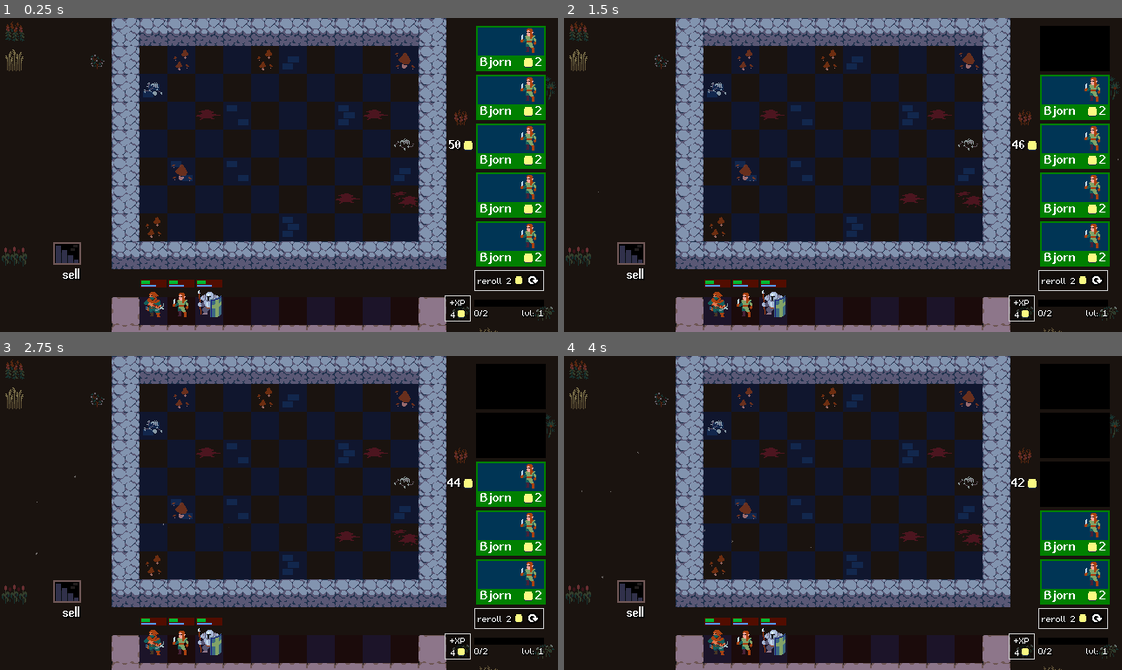
Above: before the commit, frames 1-4 (two rows, left to right).
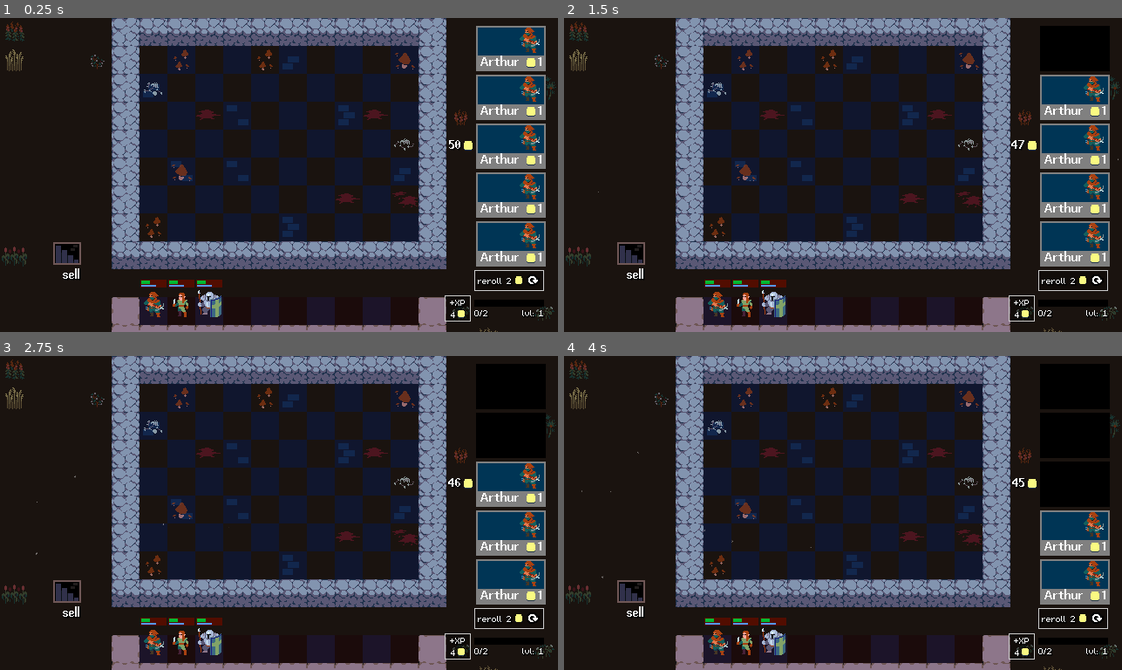
Above: after the commit, the same moments.

Repository: MagnusLucas/Autobattler
Game: Godot game, scene res://scenes/arena/arena.tscn
Two runs of this game, one before a commit and one after it. Both use one fixed random seed, a clock stepped at 60 frames per second and the inputs below.
Inputs (mouse positions are in pixels of both pictures, inside the frame that each line leads up to):
- Up to frame 1 (0.25 s): no input
- Up to frame 2 (1.5 s): click (1071, 281) at 0.5 s; click (1077, 49) at 1.25 s
- Up to frame 3 (2.75 s): click (513, 434) at 2.02 s
- Up to frame 4 (4 s): click (1077, 434) at 2.77 s; click (1077, 484) at 3.52 s

The runs differ from the first frame. In frame 1, 4.1% of the frame differs, in the area x 85-98%, y 2-80%; in frame 2, 3.3%; in frame 3, 2.5%; in frame 4, 1.7%.

Commit message:
Added unit pool and made shop use it

Diff:
--- a/data/player/player_stats.gd
+++ b/data/player/player_stats.gd
@@ -15,9 +15,48 @@
 	10: 76,
 }
 
+const ROLL_RARITIES := {
+	1: [UnitStats.Rarity.COMMON],
+	2: [UnitStats.Rarity.COMMON, UnitStats.Rarity.UNCOMMON],
+	3: [UnitStats.Rarity.COMMON, UnitStats.Rarity.UNCOMMON],
+	4: [UnitStats.Rarity.COMMON, UnitStats.Rarity.UNCOMMON, UnitStats.Rarity.RARE],
+	5: [UnitStats.Rarity.COMMON, UnitStats.Rarity.UNCOMMON, UnitStats.Rarity.RARE],
+	6: [UnitStats.Rarity.COMMON, UnitStats.Rarity.UNCOMMON, UnitStats.Rarity.RARE,
+			UnitStats.Rarity.EPIC],
+	7: [UnitStats.Rarity.COMMON, UnitStats.Rarity.UNCOMMON, UnitStats.Rarity.RARE,
+			UnitStats.Rarity.EPIC],
+	8: [UnitStats.Rarity.COMMON, UnitStats.Rarity.UNCOMMON, UnitStats.Rarity.RARE,
+			UnitStats.Rarity.EPIC, UnitStats.Rarity.LEGENDARY],
+	9: [UnitStats.Rarity.COMMON, UnitStats.Rarity.UNCOMMON, UnitStats.Rarity.RARE,
+			UnitStats.Rarity.EPIC, UnitStats.Rarity.LEGENDARY],
+	10: [UnitStats.Rarity.COMMON, UnitStats.Rarity.UNCOMMON, UnitStats.Rarity.RARE,
+			UnitStats.Rarity.EPIC, UnitStats.Rarity.LEGENDARY],
+}
+
+const ROLL_CHANCES := {
+	1: [1],
+	2: [0.8, 0.2],
+	3: [0.6, 0.4],
+	4: [0.4, 0.5, 0.1],
+	5: [0.2, 0.6, 0.2],
+	6: [0.1, 0.5, 0.3, 0.1],
+	7: [0.1, 0.3, 0.4, 0.2],
+	8: [0.1, 0.2, 0.4, 0.25, 0.05],
+	9: [0.1, 0.1, 0.3, 0.4, 0.1],
+	10: [0.1, 0.1, 0.3, 0.3, 0.2],
+}
+
 @export_range(0, 99) var gold: int : set = _set_gold
 @export_range(0, 99) var xp: int : set = _set_xp
 @export_range(1, 10) var level := 1 : set = _set_level
+
+
+func get_random_rarity_for_level() -> UnitStats.Rarity:
+	var rng := RandomNumberGenerator.new()
+	var array: Array = ROLL_RARITIES[level]
+	var weights := PackedFloat32Array(ROLL_CHANCES[level])
+
+	return array[rng.rand_weighted(weights)]
 
 
 func get_current_xp_requirement() -> int:
--- /dev/null
+++ b/data/unit_pool/unit_pool.gd
@@ -0,0 +1,35 @@
+class_name UnitPool
+extends Resource
+
+@export var available_units: Array[UnitStats]
+
+var unit_pool: Array[UnitStats] = []
+
+
+func generate_unit_pool() -> void:
+	unit_pool = []
+	for unit in available_units:
+		for i in unit.pool_count:
+			unit_pool.append(unit.duplicate())
+
+
+func get_random_unit_by_rarity(rarity: UnitStats.Rarity) -> UnitStats:
+	var units_of_rarity := unit_pool.filter(
+		func(unit: UnitStats) -> bool:
+			return unit.rarity == rarity
+	)
+	if units_of_rarity.is_empty():
+		return null
+
+	var random_unit: UnitStats = units_of_rarity.pick_random()
+	unit_pool.erase(random_unit)
+	return random_unit
+
+
+func add_unit(unit: UnitStats) -> void:
+	var combined_count := unit.get_combined_unit_count()
+
+	#unit = unit.duplicate() # I'm not sure this is needed?
+	unit.tier = 1
+	for i in combined_count:
+		unit_pool.append(unit)
--- /dev/null
+++ b/data/unit_pool/unit_pool.tres
@@ -0,0 +1,12 @@
+[gd_resource type="Resource" script_class="UnitPool" load_steps=6 format=3 uid="uid://chtoiyjkta42b"]
+
+[ext_resource type="Script" uid="uid://cmb38jix5tc65" path="res://data/units/unit_stats.gd" id="1_mc54o"]
+[ext_resource type="Resource" uid="uid://d262gf1vfa7rj" path="res://data/units/arthur.tres" id="2_mht32"]
+[ext_resource type="Script" uid="uid://bjcqe313eiuxi" path="res://data/unit_pool/unit_pool.gd" id="2_qbk8p"]
+[ext_resource type="Resource" uid="uid://ccv0elnc0ns4q" path="res://data/units/cigil.tres" id="3_l4vv1"]
+[ext_resource type="Resource" uid="uid://brqc13fimo50j" path="res://data/units/bjorn.tres" id="4_2sl0h"]
+
+[resource]
+script = ExtResource("2_qbk8p")
+available_units = Array[ExtResource("1_mc54o")]([ExtResource("2_mht32"), ExtResource("3_l4vv1"), ExtResource("4_2sl0h")])
+metadata/_custom_type_script = "uid://bjcqe313eiuxi"
--- a/data/units/unit_stats.gd
+++ b/data/units/unit_stats.gd
@@ -17,6 +17,7 @@
 @export var rarity: Rarity
 @export var cost := 1
 @export_range(1, 3) var tier := 1 : set = _set_tier
+@export_range(0, 36, 9) var pool_count := 9
 
 @export_category("Visuals")
 @export var skin_coordinates: Vector2i
--- a/scenes/arena/arena.tscn
+++ b/scenes/arena/arena.tscn
@@ -14,6 +14,7 @@
 [ext_resource type="PackedScene" uid="uid://ckljbq0xijkfk" path="res://scenes/sell_portal/sell_portal.tscn" id="12_s83md"]
 [ext_resource type="Resource" uid="uid://bt5jvr3qkpeth" path="res://data/player/player_stats.tres" id="13_fv88w"]
 [ext_resource type="PackedScene" uid="uid://du5oqsei8s1l3" path="res://scenes/shop/shop.tscn" id="14_fv88w"]
+[ext_resource type="Resource" uid="uid://chtoiyjkta42b" path="res://data/unit_pool/unit_pool.tres" id="15_w4nra"]
 
 [sub_resource type="Curve" id="Curve_5tue2"]
 _data = [Vector2(0.06842105, 0), 0.0, 0.0, 0, 0, Vector2(0.3, 1), 0.0, 0.0, 0, 0, Vector2(0.8789474, 1), 0.0, 0.0, 0, 0, Vector2(1, 0), 0.0, 0.0, 0, 0]
@@ -143,3 +144,4 @@
 [node name="UI" type="CanvasLayer" parent="."]
 
 [node name="Shop" parent="UI" instance=ExtResource("14_fv88w")]
+unit_pool = ExtResource("15_w4nra")
--- a/scenes/shop/shop.gd
+++ b/scenes/shop/shop.gd
@@ -3,18 +3,43 @@
 
 signal unit_bought(unit: UnitStats)
 
+const UNIT_CARD = preload("uid://d3b5sfh3cy58a")
+const CARDS_IN_SHOP := 5
+
+@export var unit_pool: UnitPool
 @export var player_stats: PlayerStats
 
 @onready var shop_cards: VBoxContainer = %ShopCards
 
 
 func _ready() -> void:
-	for unit_card: UnitCard in shop_cards.get_children():
-		unit_card.unit_bought.connect(_on_unit_card_unit_bought)
+	unit_pool.generate_unit_pool()
+
+	for child in shop_cards.get_children():
+		child.queue_free()
+
+	_roll_units()
+
+
+func _roll_units() -> void:
+	for space in CARDS_IN_SHOP:
+		var card: UnitCard = UNIT_CARD.instantiate()
+		var rarity := player_stats.get_random_rarity_for_level()
+		card.unit_stats = unit_pool.get_random_unit_by_rarity(rarity)
+		card.unit_bought.connect(_on_unit_card_unit_bought)
+		shop_cards.add_child(card)
 
 
 func _on_reroll_button_pressed() -> void:
-	print("rerolling!")
+	_put_back_remaining_to_pool()
+	_roll_units()
+
+
+func _put_back_remaining_to_pool() -> void:
+	for child: UnitCard in shop_cards.get_children():
+		if not child.bought:
+			unit_pool.add_unit(child.unit_stats)
+		child.queue_free()
 
 
 func _on_unit_card_unit_bought(unit: UnitStats) -> void:
--- a/scenes/shop/shop.tscn
+++ b/scenes/shop/shop.tscn
@@ -1,15 +1,16 @@
-[gd_scene load_steps=14 format=3 uid="uid://du5oqsei8s1l3"]
+[gd_scene load_steps=15 format=3 uid="uid://du5oqsei8s1l3"]
 
 [ext_resource type="PackedScene" uid="uid://c4f3gp2hxuouc" path="res://scenes/gold_display/gold_display.tscn" id="1_7lxhl"]
 [ext_resource type="Script" uid="uid://cubu6rm5xihym" path="res://scenes/shop/shop.gd" id="1_ge4d2"]
 [ext_resource type="PackedScene" uid="uid://d3b5sfh3cy58a" path="res://scenes/unit_card/unit_card.tscn" id="2_ctpgp"]
 [ext_resource type="PackedScene" uid="uid://cpw7l1qdshmcx" path="res://scenes/reroll_button/reroll_button.tscn" id="2_jp048"]
+[ext_resource type="Resource" uid="uid://chtoiyjkta42b" path="res://data/unit_pool/unit_pool.tres" id="2_tp26b"]
 [ext_resource type="Resource" uid="uid://bt5jvr3qkpeth" path="res://data/player/player_stats.tres" id="2_xcdpw"]
 [ext_resource type="PackedScene" uid="uid://bfje4ygqop74h" path="res://scenes/xp_tracker/xp_tracker.tscn" id="3_ctpgp"]
 [ext_resource type="Script" uid="uid://cmb38jix5tc65" path="res://data/units/unit_stats.gd" id="3_ptf86"]
 [ext_resource type="PackedScene" uid="uid://cqvhb0n5e27er" path="res://scenes/xp_button/xp_button.tscn" id="4_ptf86"]
 
-[sub_resource type="Resource" id="Resource_ge4d2"]
+[sub_resource type="Resource" id="Resource_vk20h"]
 resource_local_to_scene = true
 script = ExtResource("3_ptf86")
 name = "Bjorn"
@@ -64,6 +65,7 @@
 offset_bottom = 348.0
 grow_horizontal = 0
 script = ExtResource("1_ge4d2")
+unit_pool = ExtResource("2_tp26b")
 player_stats = ExtResource("2_xcdpw")
 
 [node name="Top" type="HBoxContainer" parent="."]
@@ -119,3 +121,5 @@
 
 [node name="XpTracker" parent="Bottom/VBoxContainer" instance=ExtResource("3_ctpgp")]
 layout_mode = 2
+
+[connection signal="pressed" from="Bottom/VBoxContainer/RerollButton" to="." method="_on_reroll_button_pressed"]
--- a/scenes/unit_card/unit_card.tscn
+++ b/scenes/unit_card/unit_card.tscn
@@ -13,6 +13,7 @@
 font_color = Color(1, 1, 1, 0.64705884)
 
 [sub_resource type="StyleBoxFlat" id="StyleBoxFlat_27mlq"]
+resource_local_to_scene = true
 bg_color = Color(0.07940372, 0.37240806, 0.2401689, 1)
 
 [sub_resource type="StyleBoxFlat" id="StyleBoxFlat_i2qy8"]
@@ -25,6 +26,7 @@
 border_color = Color(0.078431375, 0.37254903, 0.23921569, 1)
 
 [sub_resource type="AtlasTexture" id="AtlasTexture_4b8rp"]
+resource_local_to_scene = true
 atlas = ExtResource("3_8ee35")
 region = Rect2(128, 32, 32, 32)
 
Not shown, added: data/unit_pool/unit_pool.gd.uid
Not shown: 1 places in scenes/arena/arena.tscn that only renumber resources
Not shown: 5 places in scenes/shop/shop.tscn that only renumber resources
